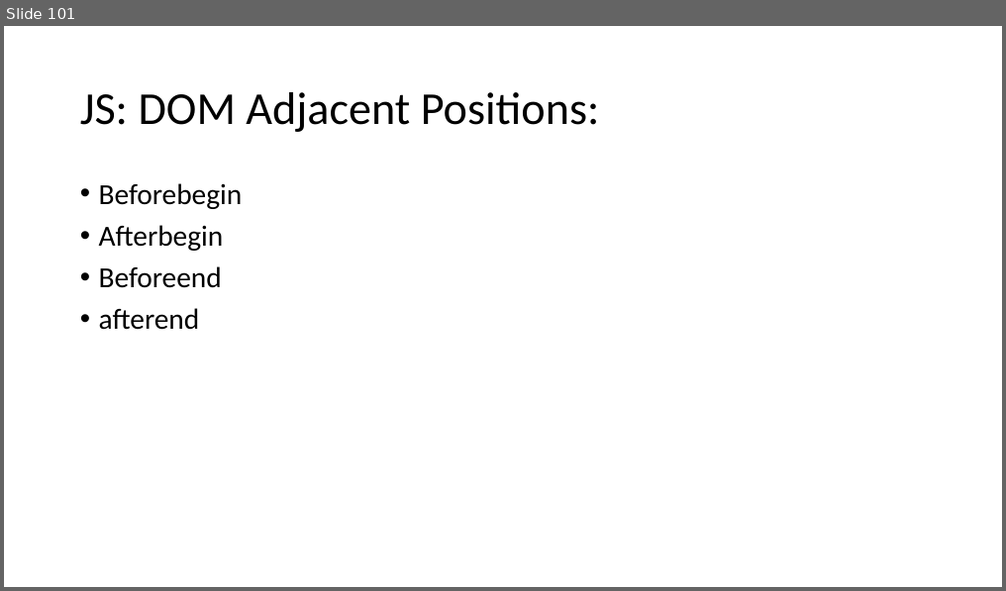
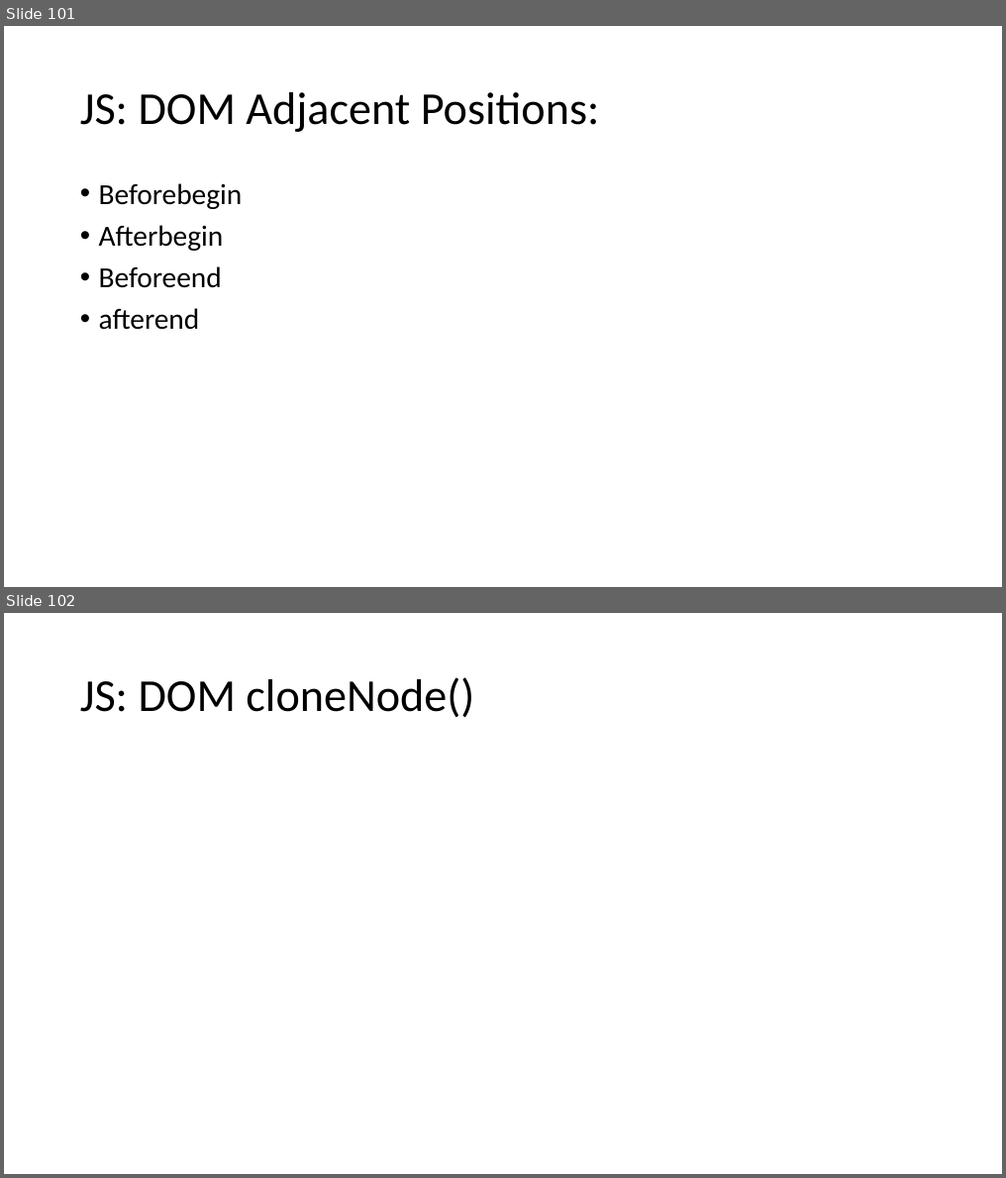
Before and after one commit to PiyushChaturvedii/Batch04, a slide deck: JavaScript.pptx. Shown one above the other, each under a label of ours: slide 101 before the commit, slides 101 and 102 after it. The pictures are 1006x591 and 1006x1178 pixels, drawn with LibreOffice and Linux fonts; fonts in the diff are those of the drawing. Boxes give left, top, right and bottom in pixels: in the first picture for what was removed or moved away, otherwise in the second. Text is boxed around its words. In the diff, an @@ line names an element or a change of style, - is before the commit and + after.

Commit message:
cloneNode_equalNode

```diff
--- a/JavaScript.pptx
+++ b/JavaScript.pptx
@@ slide 102 added at (x1=4, y1=613, x2=1002, y2=1174), background #FFFFFF @@
@@ title added at (x1=80, y1=677, x2=474, y2=718), 44 pt, text #000000 @@
+JS: DOM cloneNode()
```
Also in this commit, not shown: 2 other slides added, 5 other files.
